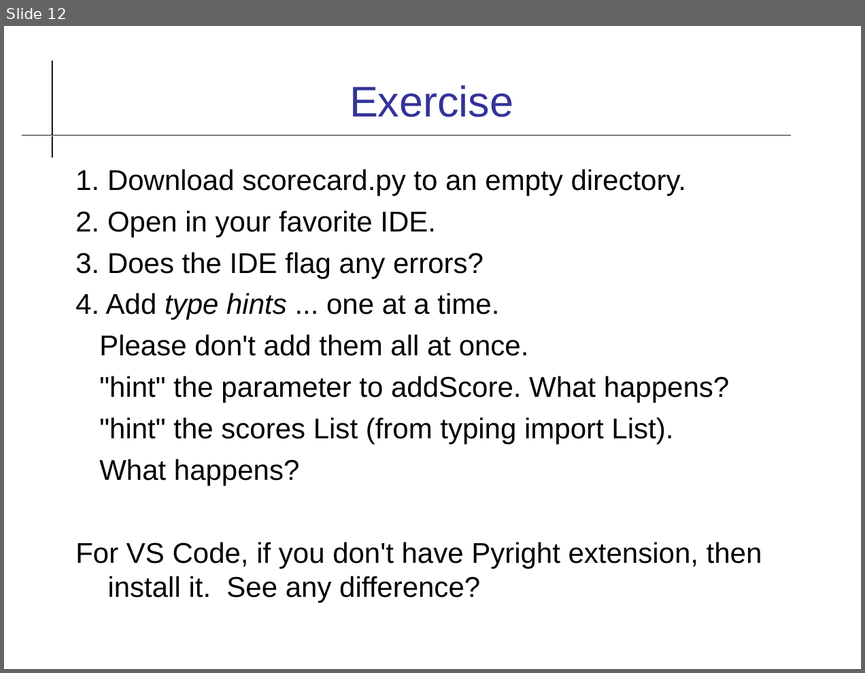
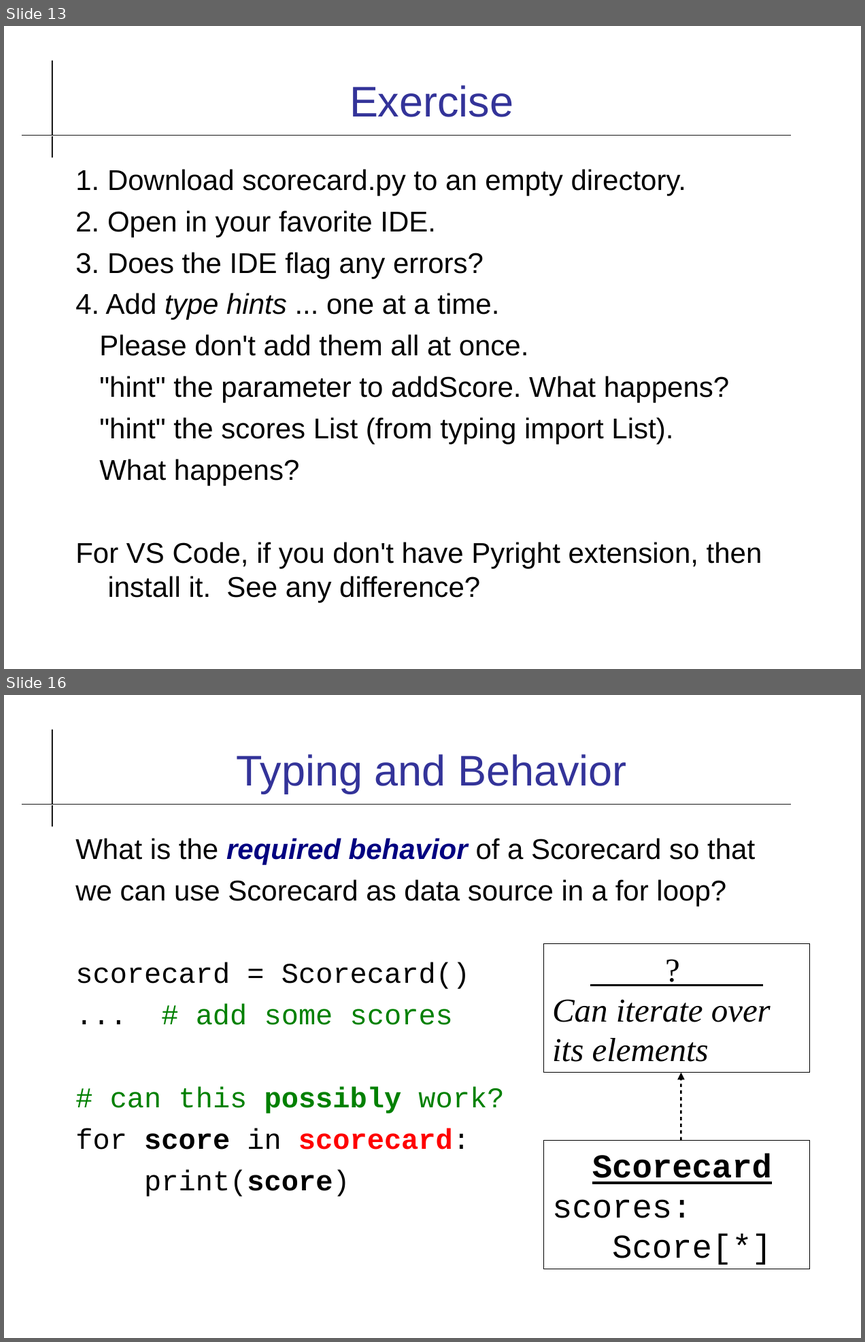
Before and after one commit to cpske/ISP, a slide deck: code-quality/Type-Checking.odp. Shown one above the other, each under a label of ours: slide 12 before the commit, slides 13 and 16 after it; the slides between them are not shown. The pictures are 865x673 and 865x1342 pixels, drawn with LibreOffice and Linux fonts; fonts in the diff are those of the drawing. Boxes give left, top, right and bottom in pixels: in the first picture for what was removed or moved away, otherwise in the second. Text is boxed around its words. In the diff, an @@ line names an element or a change of style, - is before the commit and + after.

Commit message:
more slides on typing

```diff
--- a/code-quality/Type-Checking.odp
+++ b/code-quality/Type-Checking.odp
@@ slide 16 added at box(4, 695, 861, 1338), background #FFFFFF; not listed: 2 template elements that a slide beside it also shows @@
@@ title added at box(237, 754, 627, 794), 36 pt, text #333399 @@
+Typing and Behavior
@@ text added at box(75, 838, 755, 1196), 24 pt, text #000000 @@
+What is the required behavior of a Scorecard so that
+we can use Scorecard as data source in a for loop?
+scorecard = Scorecard()
+... # add some scores
+# can this possibly work?
+for score in scorecard:
+print(score)
@@ rectangle added at box(544, 945, 809, 1073), outline #000000 0 pt, 28 pt, text #000000, italic @@
+?
+Can iterate over
+its elements
@@ arrow added from (681, 1140) to (681, 1072), #000000 1.42 pt @@
@@ rectangle added at box(544, 1140, 809, 1268), outline #000000 0 pt, 28 pt, text #000000 @@
+Scorecard
+scores:
+Score[*]
@@ what was slide 12 is now slide 13 @@
```
Also in this commit, not shown: 6 slides changed, 4 other slides added, 1 other file.
